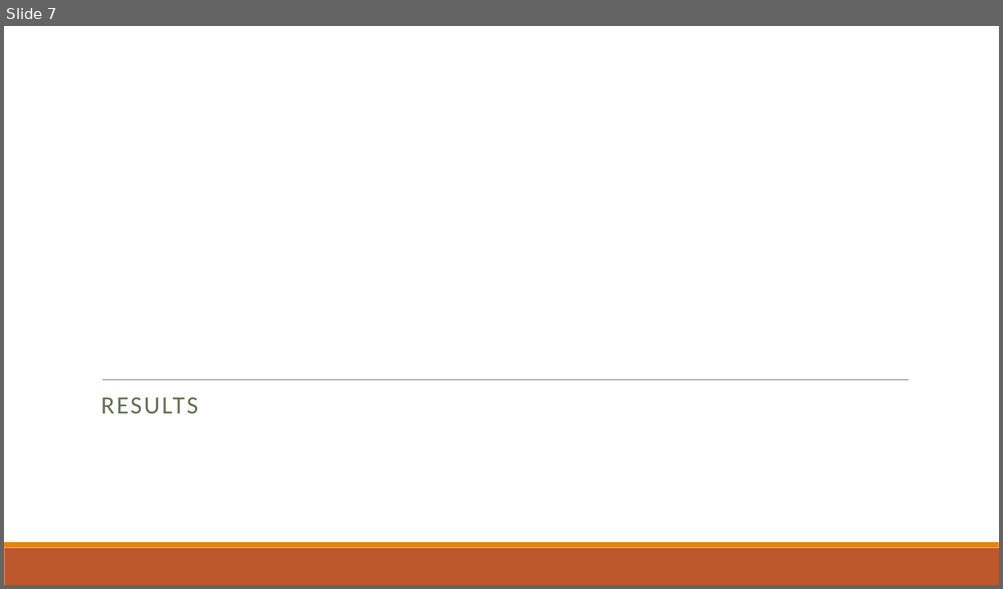
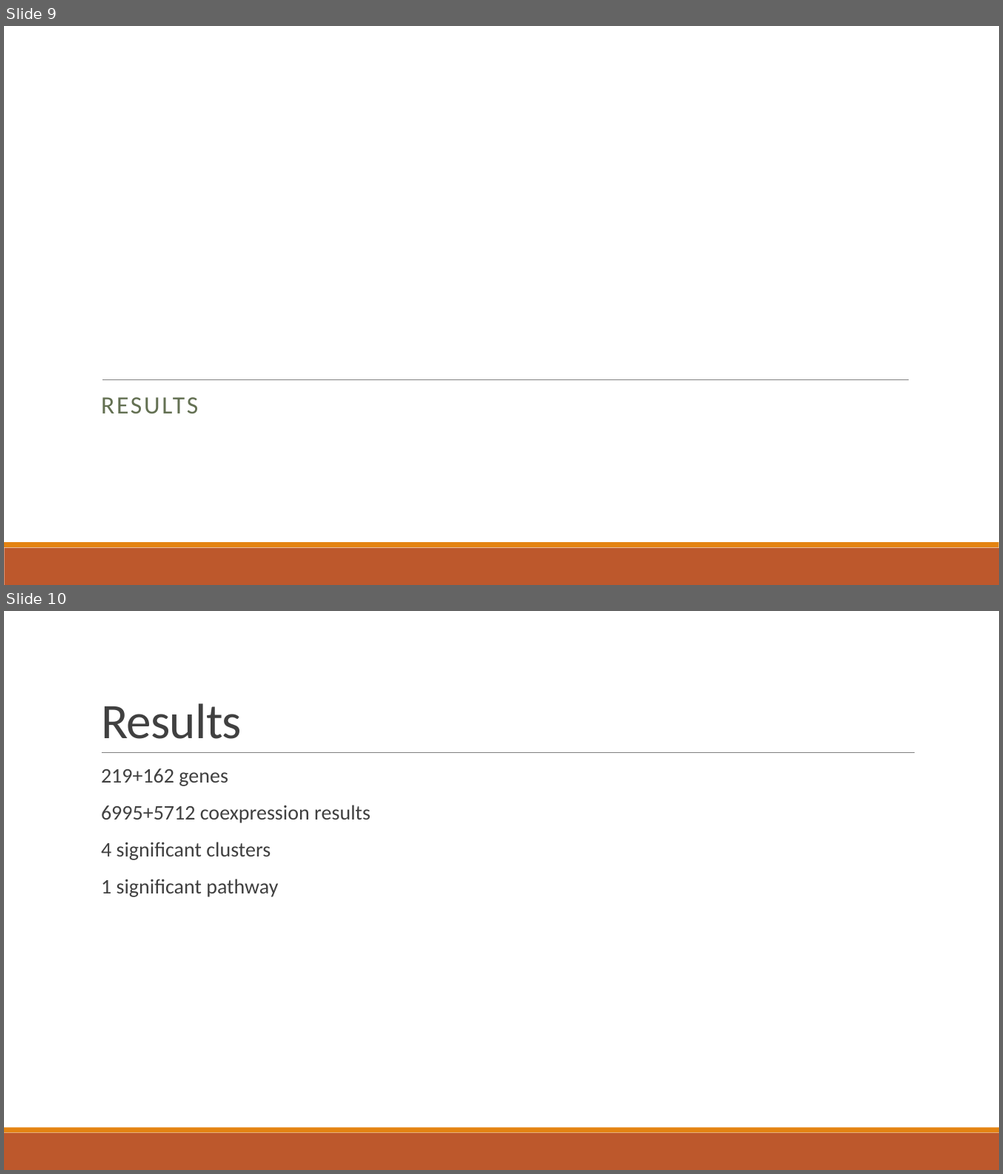
Before and after one commit to dyaom/REHS-2019, a slide deck: Cataract.pptx. Shown one above the other, each under a label of ours: slide 7 before the commit, slides 9 and 10 after it. The pictures are 1003x589 and 1003x1174 pixels, drawn with LibreOffice and Linux fonts; fonts in the diff are those of the drawing. Boxes give left, top, right and bottom in pixels: in the first picture for what was removed or moved away, otherwise in the second. Text is boxed around its words. In the diff, an @@ line names an element or a change of style, - is before the commit and + after.

```diff
--- a/Cataract.pptx
+++ b/Cataract.pptx
@@ slide 10 added at <box>4,611,999,1170</box>, background #FFFFFF; not listed: 2 template elements that a slide beside it also shows @@
@@ title added at <box>101,703,242,739</box>, 48 pt, text #404040 @@
+Results
@@ line added from (102, 753) to (915, 753), #808080 0.5 pt @@
@@ text added at <box>101,769,370,897</box>, 20 pt, text #404040 @@
+  219+162 genes
+  6995+5712 coexpression results
+  4 significant clusters
+  1 significant pathway
@@ what was slide 7 is now slide 9 @@
```
Also in this commit, not shown: 3 slides changed, 2 other slides added, 24 other files.
